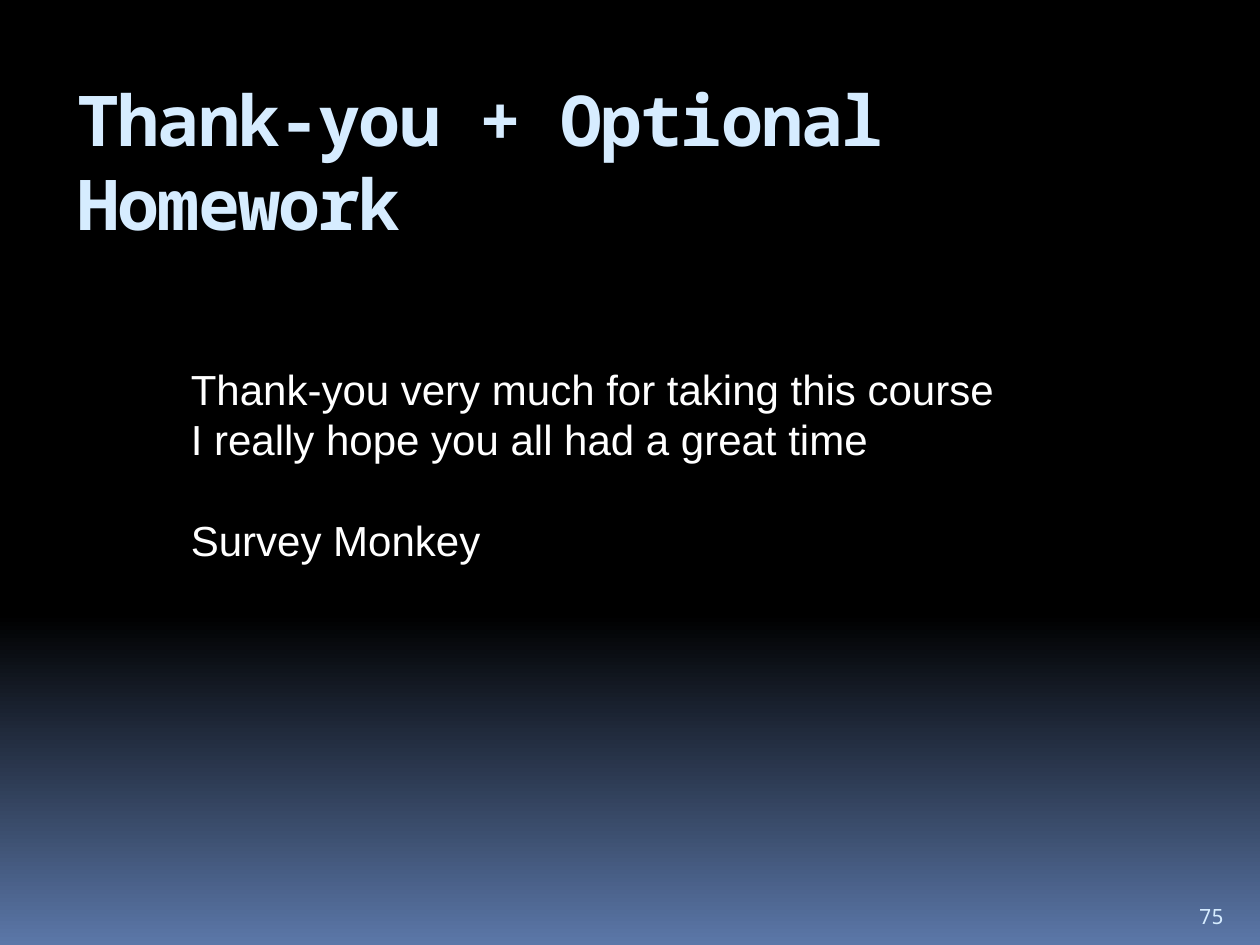
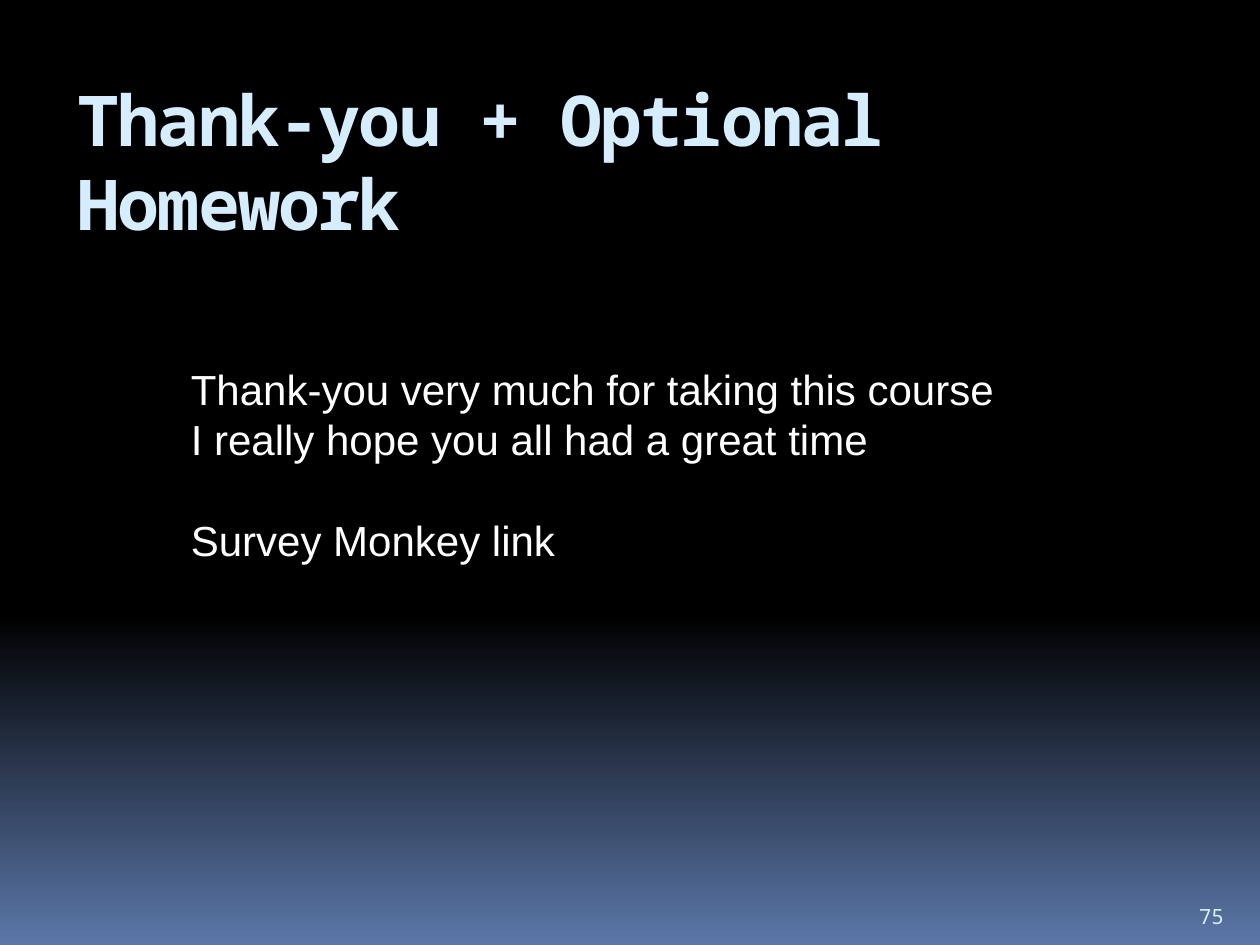
Before and after one commit to hchan/comp2613, a slide deck: slide 75 of coursePresentation.pptx. Drawn at 1260x945 pixels with LibreOffice and Linux fonts; fonts in the diff are those of the drawing. Boxes give left, top, right and bottom in pixels: in the first picture for what was removed or moved away, otherwise in the second. Text is boxed around its words. In the diff, an @@ line names an element or a change of style, - is before the commit and + after.

```diff
--- a/coursePresentation.pptx
+++ b/coursePresentation.pptx
@@ text at box(191, 525, 555, 564): text changed @@
-Survey Monkey
+Survey Monkey link
```
Also in this commit, not shown: 14 other files.
